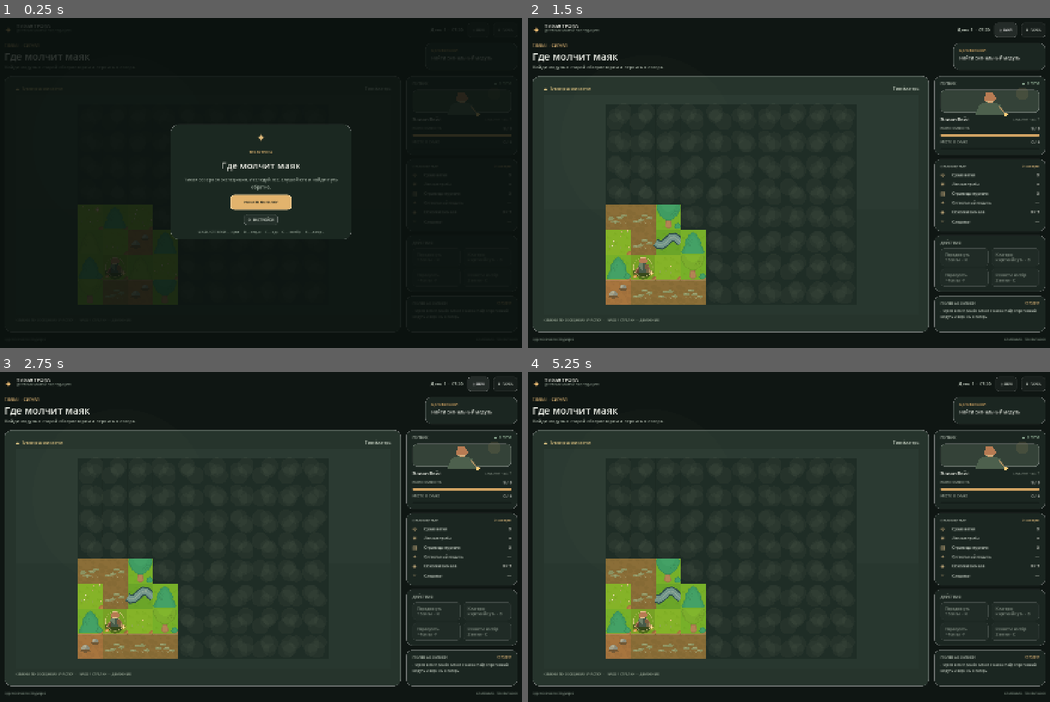
Above: before the commit, frames 1-4 (two rows, left to right).
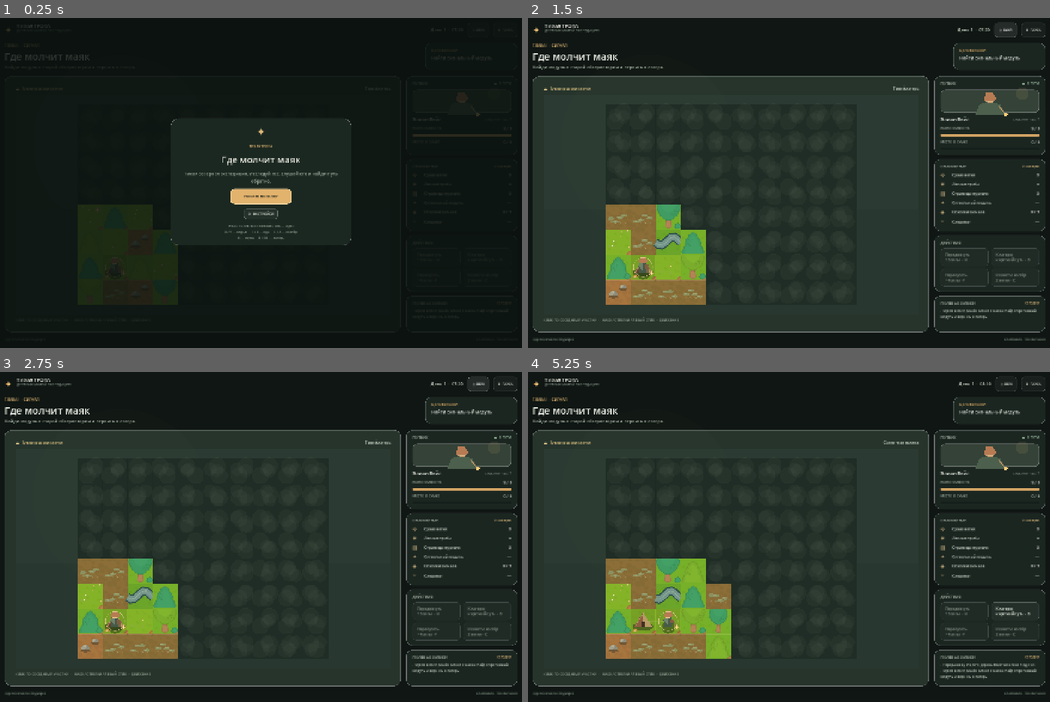
Above: after the commit, the same moments.

Repository: KasperV12/quiet-trail
Game: Godot game, scene res://scenes/main.tscn
The game is run twice, just before and just after one commit, with the same random seed, the same clock (stepped at 60 frames per second) and the same inputs.
Inputs (mouse positions are in pixels of both pictures, inside the frame that each line leads up to):
- Up to frame 1 (0.25 s): no input
- Up to frame 2 (1.5 s): click "НАЧАТЬ ВЫЛАЗКУ" at 0.5 s; click "♫ ЗВУК" at 1.25 s
- Up to frame 3 (2.75 s): click "♫ ВЫКЛ" at 2 s
- Up to frame 4 (5.25 s): click "Ⅱ ПАУЗА" at 2.75 s; click "ПРОДОЛЖИТЬ" at 3.5 s; tap Enter at 4.25 s; move the mouse to (731, 560) at 4.27 s; hold D (move_right, bound only after the commit) 4.28-5 s; hold C (expedition_fire, bound only after the commit) 4.28-5 s; click (731, 560) at 4.42 s; tap F (expedition_food, bound only after the commit) at 4.55 s; click (966, 609) at 5 s, where only the run after the commit has a clickable "Передохнуть +3 силы · R"

The runs differ from the first frame. In frame 1, 1.7% of the frame differs, in the area x 32-68%, y 30-69%; in frame 2, less than 0.1%; in frame 3, less than 0.1%; in frame 4, 2.2%, in the area x 4-98%, y 3-94%.
Error before the commit: Invalid assignment of property or key 'text' with value of type 'String' on a base object of type 'Nil'. (res://scripts/main.gd:570)
Error after the commit: Invalid assignment of property or key 'text' with value of type 'String' on a base object of type 'Nil'. (res://scripts/main.gd:571)

Commit message:
Add keyboard and gamepad input bindings

Diff:
--- a/scripts/main.gd
+++ b/scripts/main.gd
@@ -40,6 +40,7 @@
 
 func _ready() -> void:
 	state = ExpeditionStateScript.new()
+	_configure_controls()
 	main_font = ThemeDB.fallback_font
 	_build_ui()
 	state.changed.connect(_on_state_changed)
@@ -184,7 +185,7 @@
 	map_view.cell_selected.connect(_on_cell_selected)
 	map_view.notice.connect(_show_notice)
 	map_column.add_child(map_view)
-	var map_help := _label("КЛИКНИ ПО СОСЕДНЕМУ УЧАСТКУ   ·   WASD / СТРЕЛКИ — ДВИЖЕНИЕ", 9, Color("#99a694"))
+	var map_help := _label("КЛИК ПО СОСЕДНЕМУ УЧАСТКУ   ·   WASD / СТРЕЛКИ / ЛЕВЫЙ СТИК — ДВИЖЕНИЕ", 9, Color("#99a694"))
 	map_column.add_child(map_help)
 	var side := VBoxContainer.new()
 	side.custom_minimum_size.x = 292
@@ -416,7 +417,7 @@
 		options.size_flags_horizontal = Control.SIZE_SHRINK_CENTER
 		options.pressed.connect(func(): _show_settings(false))
 		col.add_child(options)
-		var controls := _label("WASD / СТРЕЛКИ — идти     R — отдых     F — еда     C — костёр     B — лагерь", 9, Color("#89988b"))
+		var controls := _label("WASD / СТРЕЛКИ / ЛЕВЫЙ СТИК — идти\nR / Y — отдых     F / X — еда     C / A — костёр\nB — пауза     B / RB — лагерь", 9, Color("#89988b"))
 		controls.horizontal_alignment = HORIZONTAL_ALIGNMENT_CENTER
 		col.add_child(controls)
 
@@ -639,15 +640,66 @@
 	elif event.is_action_pressed("ui_left") or event.is_action_pressed("move_left"):
 		state.move(Vector2i.LEFT)
 		get_viewport().set_input_as_handled()
-	elif event is InputEventKey and event.pressed and not event.echo:
-		if event.keycode == KEY_R:
-			state.rest()
-		elif event.keycode == KEY_F:
-			state.eat_food()
-		elif event.keycode == KEY_C:
-			state.build_campfire()
-		elif event.keycode == KEY_B:
-			state.return_to_camp()
+	elif event.is_action_pressed("expedition_rest"):
+		state.rest()
+		get_viewport().set_input_as_handled()
+	elif event.is_action_pressed("expedition_food"):
+		state.eat_food()
+		get_viewport().set_input_as_handled()
+	elif event.is_action_pressed("expedition_fire"):
+		state.build_campfire()
+		get_viewport().set_input_as_handled()
+	elif event.is_action_pressed("expedition_return"):
+		state.return_to_camp()
+		get_viewport().set_input_as_handled()
+
+func _configure_controls() -> void:
+	for direction in ["up", "right", "down", "left"]:
+		var move_action: String = "move_" + str(direction)
+		if not InputMap.has_action(move_action):
+			InputMap.add_action(move_action, 0.22)
+	var up_key := _key_binding(KEY_W)
+	var right_key := _key_binding(KEY_D)
+	var down_key := _key_binding(KEY_S)
+	var left_key := _key_binding(KEY_A)
+	var up_pad := _pad_button(JOY_BUTTON_DPAD_UP)
+	var right_pad := _pad_button(JOY_BUTTON_DPAD_RIGHT)
+	var down_pad := _pad_button(JOY_BUTTON_DPAD_DOWN)
+	var left_pad := _pad_button(JOY_BUTTON_DPAD_LEFT)
+	var stick_up := _pad_axis(JOY_AXIS_LEFT_Y, -1.0)
+	var stick_right := _pad_axis(JOY_AXIS_LEFT_X, 1.0)
+	var stick_down := _pad_axis(JOY_AXIS_LEFT_Y, 1.0)
+	var stick_left := _pad_axis(JOY_AXIS_LEFT_X, -1.0)
+	_add_action_bindings("move_up", [up_key, up_pad, stick_up])
+	_add_action_bindings("move_right", [right_key, right_pad, stick_right])
+	_add_action_bindings("move_down", [down_key, down_pad, stick_down])
+	_add_action_bindings("move_left", [left_key, left_pad, stick_left])
+	_add_action_bindings("expedition_rest", [_key_binding(KEY_R), _pad_button(JOY_BUTTON_Y)])
+	_add_action_bindings("expedition_food", [_key_binding(KEY_F), _pad_button(JOY_BUTTON_X)])
+	_add_action_bindings("expedition_fire", [_key_binding(KEY_C), _pad_button(JOY_BUTTON_A)])
+	_add_action_bindings("expedition_return", [_key_binding(KEY_B), _pad_button(JOY_BUTTON_RIGHT_SHOULDER)])
+
+func _add_action_bindings(action: String, bindings: Array) -> void:
+	if not InputMap.has_action(action):
+		InputMap.add_action(action, 0.22)
+	for binding: InputEvent in bindings:
+		InputMap.action_add_event(action, binding)
+
+func _key_binding(code: Key) -> InputEventKey:
+	var event := InputEventKey.new()
+	event.physical_keycode = code
+	return event
+
+func _pad_button(button: JoyButton) -> InputEventJoypadButton:
+	var event := InputEventJoypadButton.new()
+	event.button_index = button
+	return event
+
+func _pad_axis(axis: JoyAxis, value: float) -> InputEventJoypadMotion:
+	var event := InputEventJoypadMotion.new()
+	event.axis = axis
+	event.axis_value = value
+	return event
 
 func _label(text_value: String, font_size: int, color: Color, bold: bool = false) -> Label:
 	var label := Label.new()
Not shown, changed: ROADMAP.md
